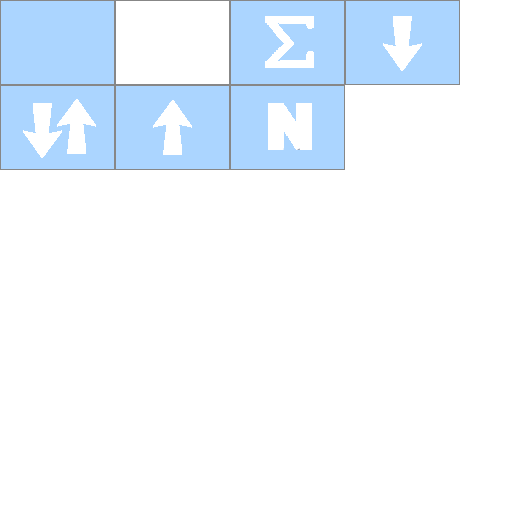
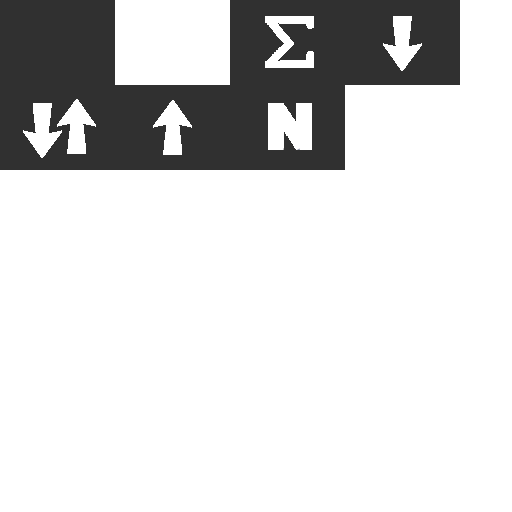
Layered file, before and after one edit (512 x 512). Changes by layer:
painted on "Rectangle 1 copy", masked it over [115, 0, 230, 85]
painted on "Rectangle 1 copy 3", masked it over [345, 0, 460, 85]
painted on "Rectangle 1 copy 2", masked it over [230, 0, 345, 85]
painted on "Rectangle 1 copy 6", masked it over [230, 85, 345, 170]
painted on "Rectangle 1 copy 5", masked it over [115, 85, 230, 170]
painted on "Rectangle 1 copy 4", masked it over [0, 85, 115, 170]
painted on "Rectangle 1", masked it over [0, 0, 115, 85]
